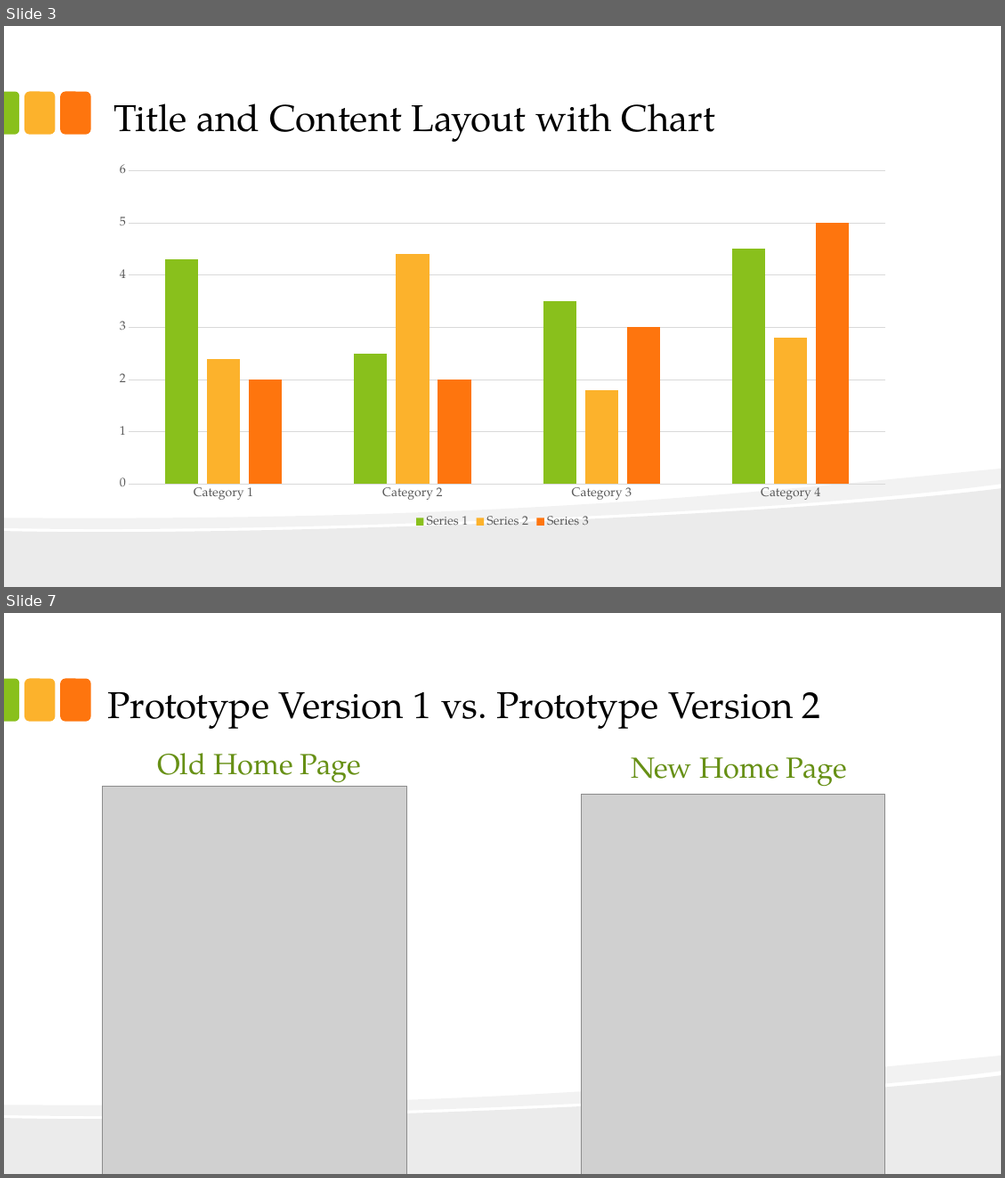
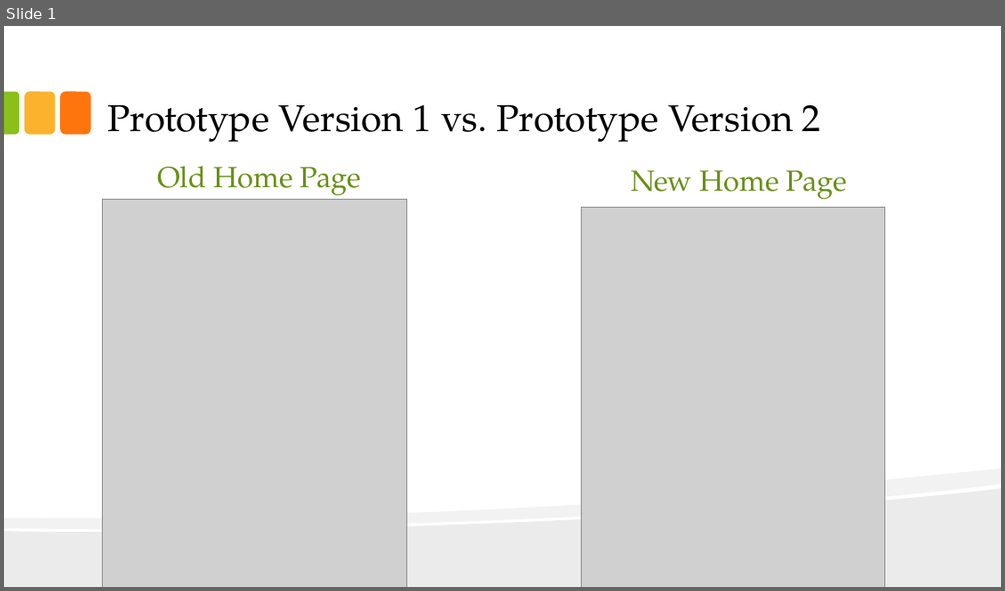
Before and after one commit to redlac/Interface-Design-Project-P3, a slide deck: Main Folder/presentation-calder.pptx. Shown one above the other, each under a label of ours: slides 3 and 7 before the commit, slide 1 after it; the slides between them are not shown. The pictures are 1005x1178 and 1005x591 pixels, drawn with LibreOffice and Linux fonts; fonts in the diff are those of the drawing; grey boxes stand for pictures. Boxes give left, top, right and bottom in pixels: in the first picture for what was removed or moved away, otherwise in the second. Text is boxed around its words. In the diff, an @@ line names an element or a change of style, - is before the commit and + after.

```diff
--- a/Main Folder/presentation-calder.pptx
+++ b/Main Folder/presentation-calder.pptx
@@ slide 3 removed at bbox=[4, 26, 1001, 587], background #FFFFFF; not listed: 5 template elements that a slide beside it also shows @@
@@ title removed at bbox=[113, 103, 715, 142] @@
-Title and Content Layout with Chart
@@ column chart removed at bbox=[104, 157, 900, 531] @@
-categories: Category 1, Category 2, Category 3, Category 4
-Series 1: 4.3, 2.5, 3.5, 4.5
-Series 2: 2.4, 4.4, 1.8, 2.8
-Series 3: 2, 2, 3, 5
@@ what was slide 7 is now slide 1 @@
```
Also in this commit, not shown: 7 other slides removed.
